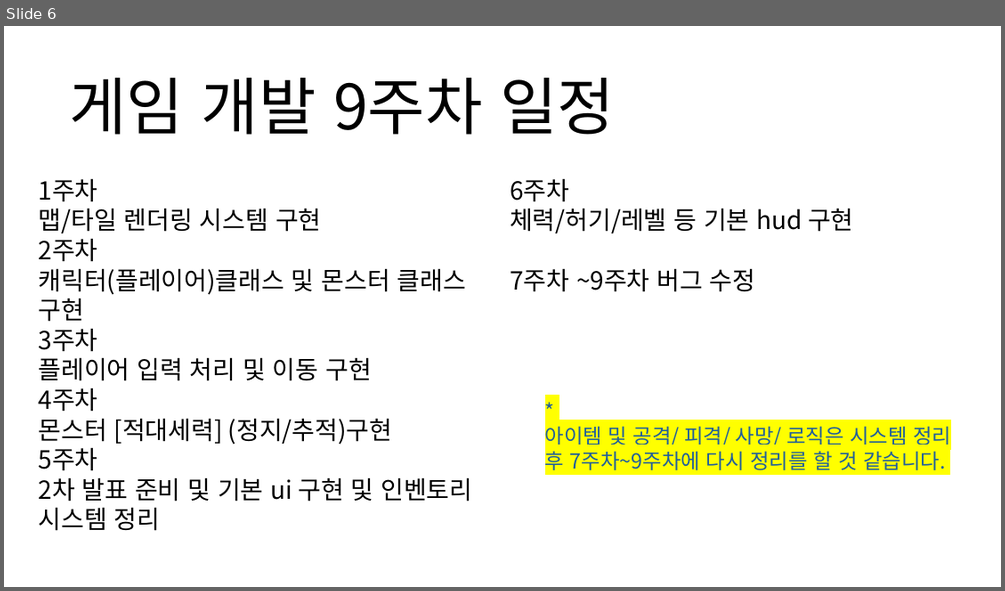
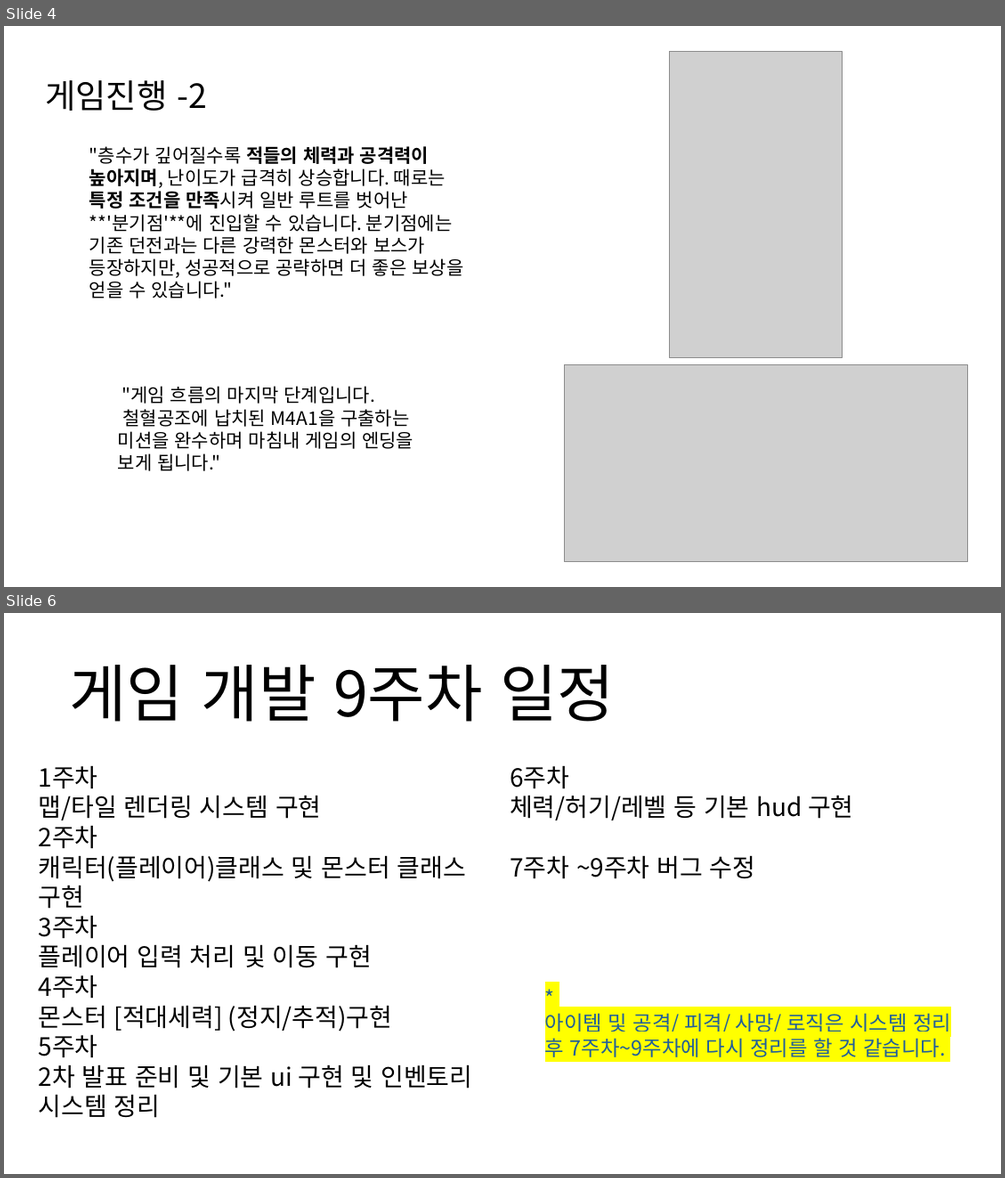
Before and after one commit to responbility/personal_project, a slide deck: 2DGP_소녀픽셀던전.pptx. Shown one above the other, each under a label of ours: slide 6 before the commit, slides 4 and 6 after it; the slides between them are not shown. The pictures are 1005x591 and 1005x1178 pixels, drawn with LibreOffice and Linux fonts; fonts in the diff are those of the drawing; grey boxes stand for pictures. Boxes give left, top, right and bottom in pixels: in the first picture for what was removed or moved away, otherwise in the second. Text is boxed around its words. In the diff, an @@ line names an element or a change of style, - is before the commit and + after.

```diff
--- a/2DGP_소녀픽셀던전.pptx
+++ b/2DGP_소녀픽셀던전.pptx
@@ slide 4 added at [4, 26, 1001, 587], background #FFFFFF @@
@@ picture added at [670, 52, 842, 358] @@
@@ text added at [45, 80, 207, 111], 32 pt, text #000000 @@
+게임진행 -2
@@ text added at [89, 146, 463, 298], 18 pt, text #000000 @@
+"층수가 깊어질수록 적들의 체력과 공격력이 높아지며, 난이도가 급격히 상승합니다. 때로는 특정 조건을 만족시켜 일반 루트를 벗어난 **'분기점'**에 진입할 수 있습니다. 분기점에는 기존 던전과는 다른 강력한 몬스터와 보스가 등장하지만, 성공적으로 공략하면 더 좋은 보상을 얻을 수 있습니다."
@@ picture added at [564, 365, 968, 562] @@
@@ text added at [118, 386, 413, 471], 18 pt, text #000000 @@
+"게임 흐름의 마지막 단계입니다.
+철혈공조에 납치된 M4A1을 구출하는 미션을 완수하며 마침내 게임의 엔딩을 보게 됩니다."
```
Also in this commit, not shown: 2 slides changed, 1 other slide added, 2 slides removed.
